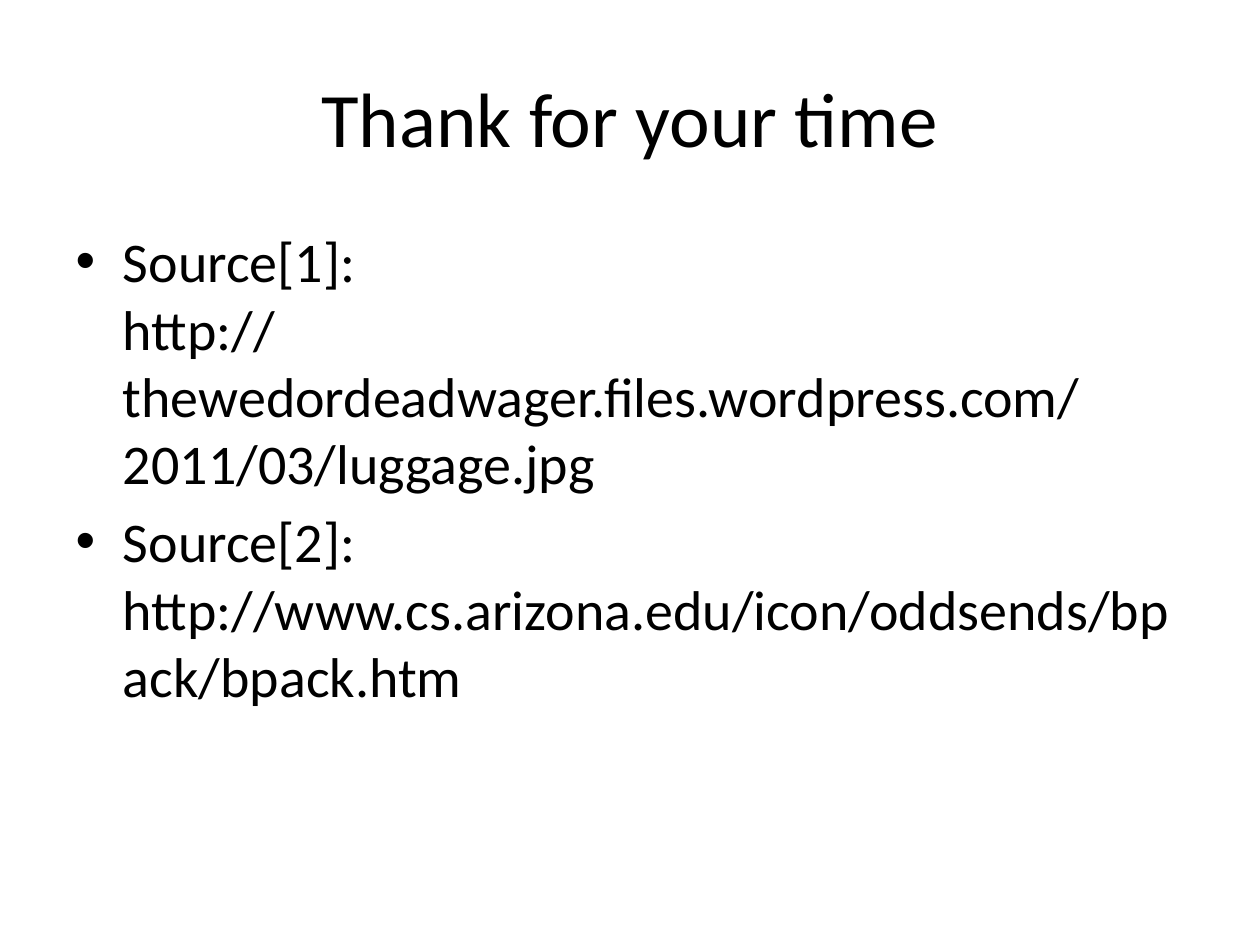
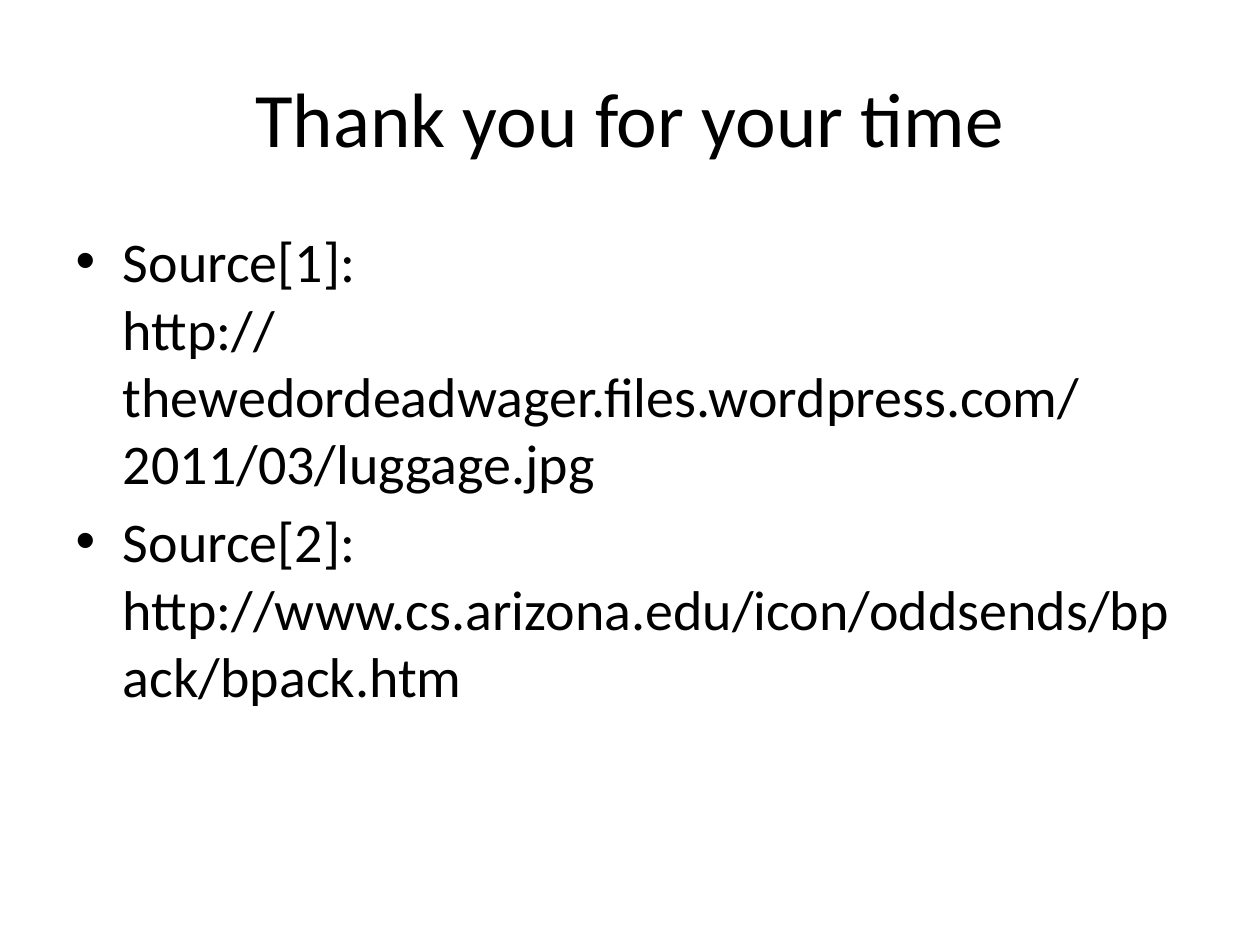
Before and after one commit to montelongoj/p2-b130-aau-2011, a slide deck: slide 11 of PP for status.pptx. Drawn at 1260x945 pixels with LibreOffice and Linux fonts; fonts in the diff are those of the drawing. Boxes give left, top, right and bottom in pixels: in the first picture for what was removed or moved away, otherwise in the second. Text is boxed around its words. In the diff, an @@ line names an element or a change of style, - is before the commit and + after.

```diff
--- a/PP for status.pptx
+++ b/PP for status.pptx
@@ title at bbox=[255, 93, 1004, 160]: text changed @@
-Thank for your time
+Thank you for your time
```
